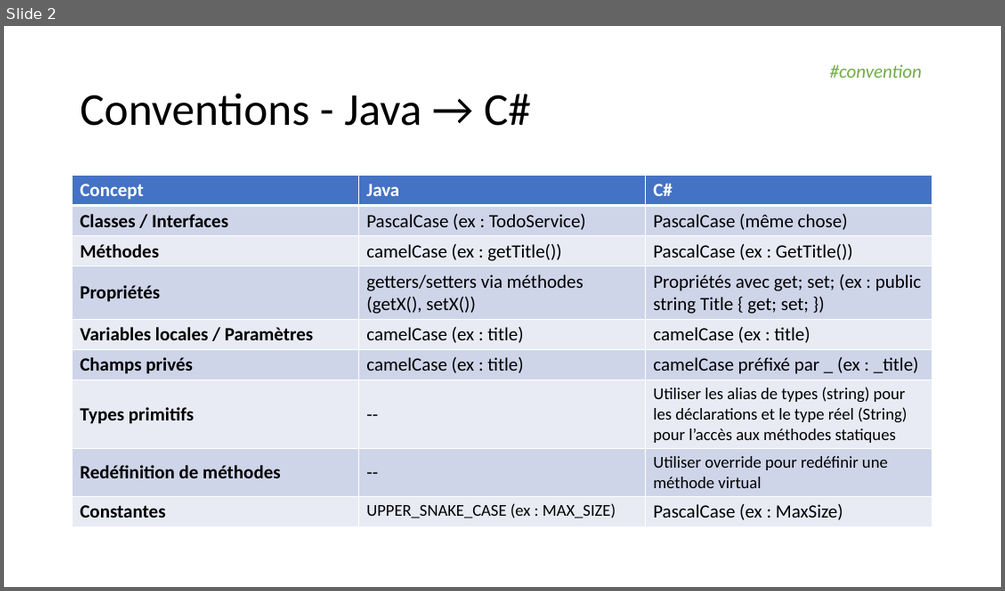
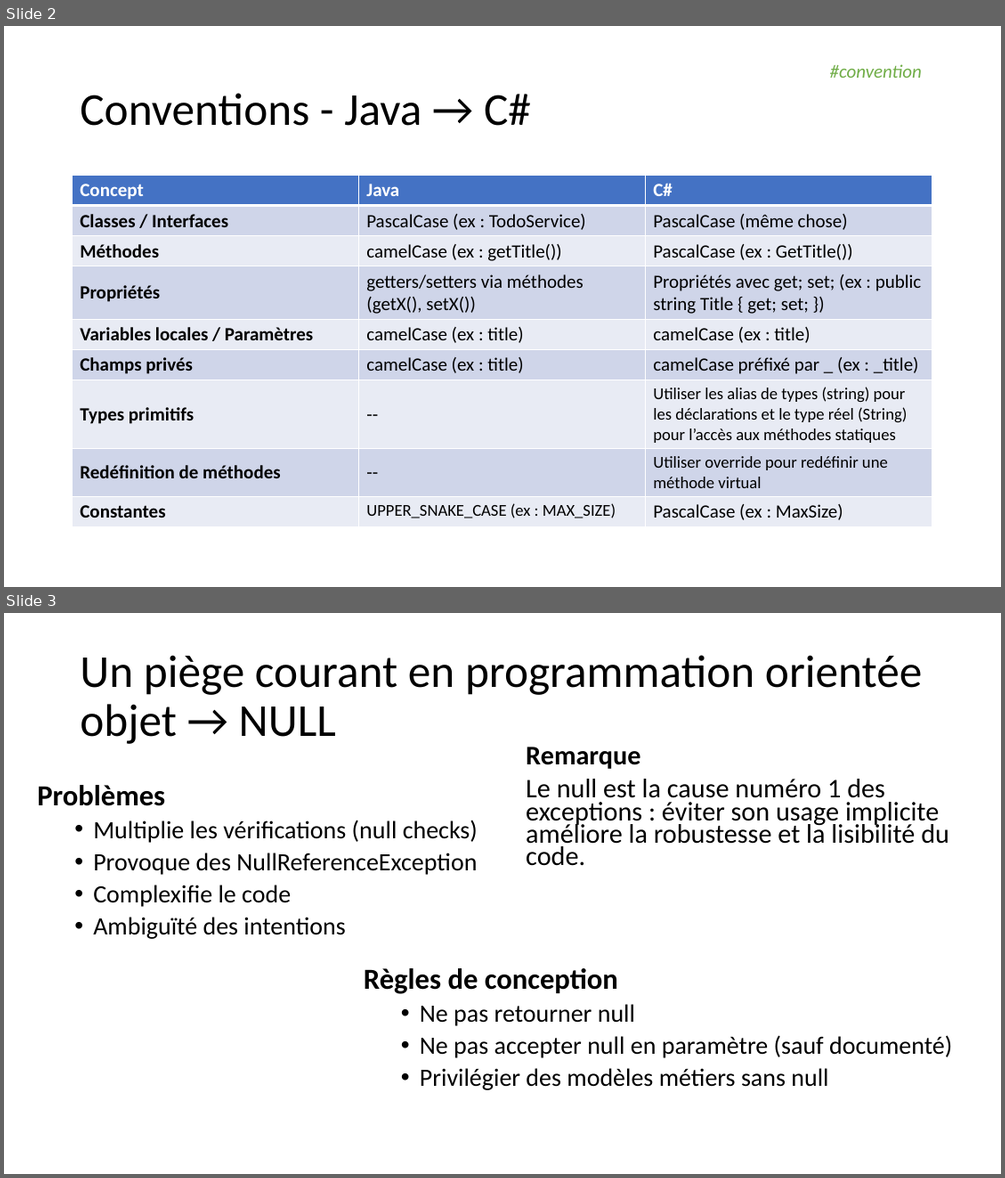
Before and after one commit to martin-chone/elegant-objects, a slide deck: Elegant_Objects.pptx. Shown one above the other, each under a label of ours: slide 2 before the commit, slides 2 and 3 after it. The pictures are 1005x591 and 1005x1178 pixels, drawn with LibreOffice and Linux fonts; fonts in the diff are those of the drawing. Boxes give left, top, right and bottom in pixels: in the first picture for what was removed or moved away, otherwise in the second. Text is boxed around its words. In the diff, an @@ line names an element or a change of style, - is before the commit and + after.

```diff
--- a/Elegant_Objects.pptx
+++ b/Elegant_Objects.pptx
@@ slide 3 added at (4, 613, 1001, 1174), background #FFFFFF @@
@@ title added at (80, 655, 922, 744), 44 pt, text #000000 @@
+Un piège courant en programmation orientée objet → NULL
@@ text added at (526, 747, 949, 866), 25.9 pt, text #000000 @@
+Remarque
+Le null est la cause numéro 1 des exceptions : éviter son usage implicite améliore la robustesse et la lisibilité du code.
@@ text added at (37, 785, 477, 939), 24 pt, text #000000 @@
+Problèmes
+  • Multiplie les vérifications (null checks)
+  • Provoque des NullReferenceException
+  • Complexifie le code
+  • Ambiguïté des intentions
@@ text added at (364, 968, 952, 1090), 24 pt, text #000000 @@
+Règles de conception
+  • Ne pas retourner null
+  • Ne pas accepter null en paramètre (sauf documenté)
+  • Privilégier des modèles métiers sans null
```
Also in this commit, not shown: 1 other slide added, 4 other files.
